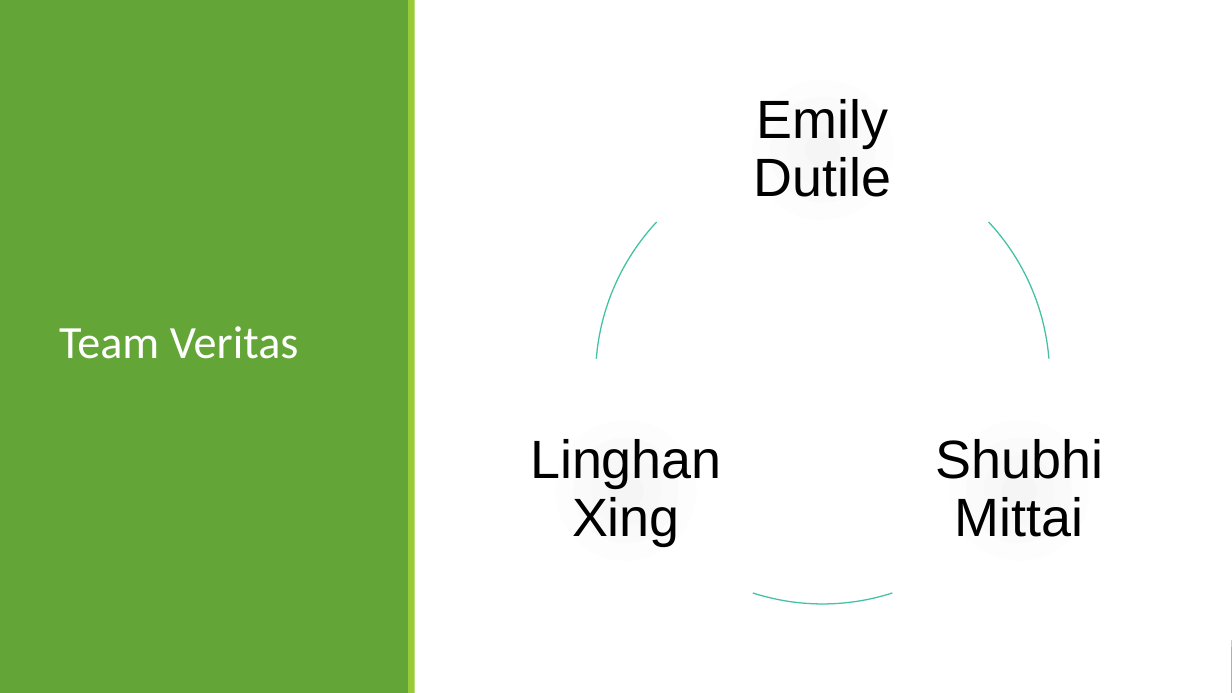
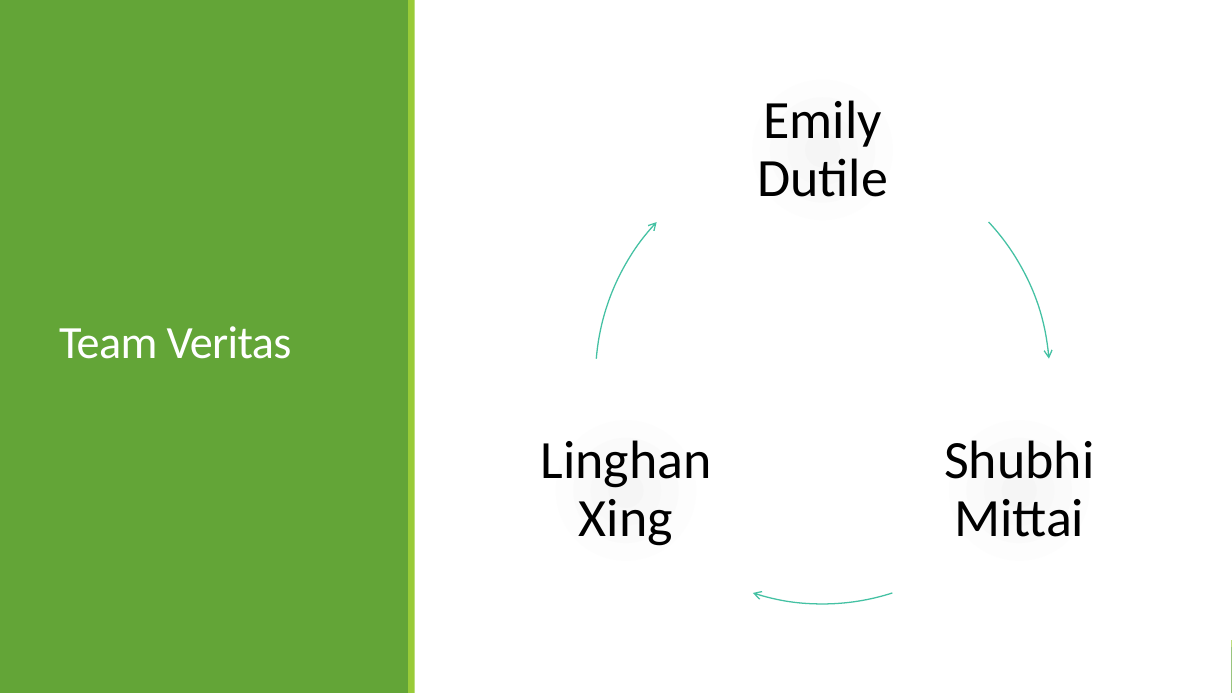
Before and after one commit to LinghanX/Project_Veritas, a slide deck: slide 2 of presentations/FakeNews_Final.pptx. Drawn at 1232x693 pixels with LibreOffice and Linux fonts; fonts in the diff are those of the drawing. Boxes give left, top, right and bottom in pixels: in the first picture for what was removed or moved away, otherwise in the second. Text is boxed around its words. In the diff, an @@ line names an element or a change of style, - is before the commit and + after.

```diff
--- a/presentations/FakeNews_Final.pptx
+++ b/presentations/FakeNews_Final.pptx
@@ title "Team Veritas" at (59, 326, 292, 359): letter spacing 0 to -0.5 pt; indent changed @@
@@ freeform shape at (596, 150, 1050, 604): outline #43C1A3 1 pt to #44C1A3 1 pt; outline redrawn @@
@@ freeform shape at (596, 150, 1050, 604): outline #43C1A3 1 pt to #44C1A3 1 pt; outline redrawn @@
@@ freeform shape at (596, 150, 1050, 604): outline #43C1A3 1 pt to #44C1A3 1 pt @@
@@ fill gradient #F5F5F5 to #FDFDFD to #FFFFFF to gradient #F6F6F6 to #FEFEFE to #FFFFFF; proportions changed in 3 elements at (692, 65, 954, 235), (889, 406, 1151, 576), (495, 406, 757, 576) @@
@@ font Arial to Calibri; more space between paragraphs in 3 elements at (757, 100, 888, 197), (944, 440, 1094, 537), (540, 440, 711, 546) @@
```
Also in this commit, not shown: 14 other slides changed.
